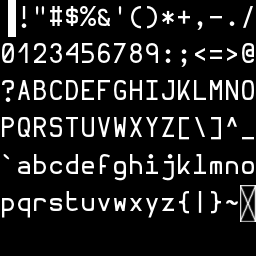
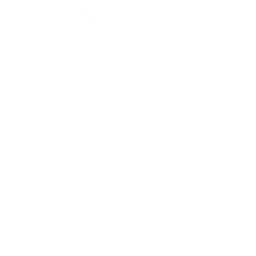
Layered file, before and after one edit (256x256). Changes by layer:
painted on "Layer #1" over [237, 182, 256, 225]
hid "Layer" over [0, 0, 256, 256]
